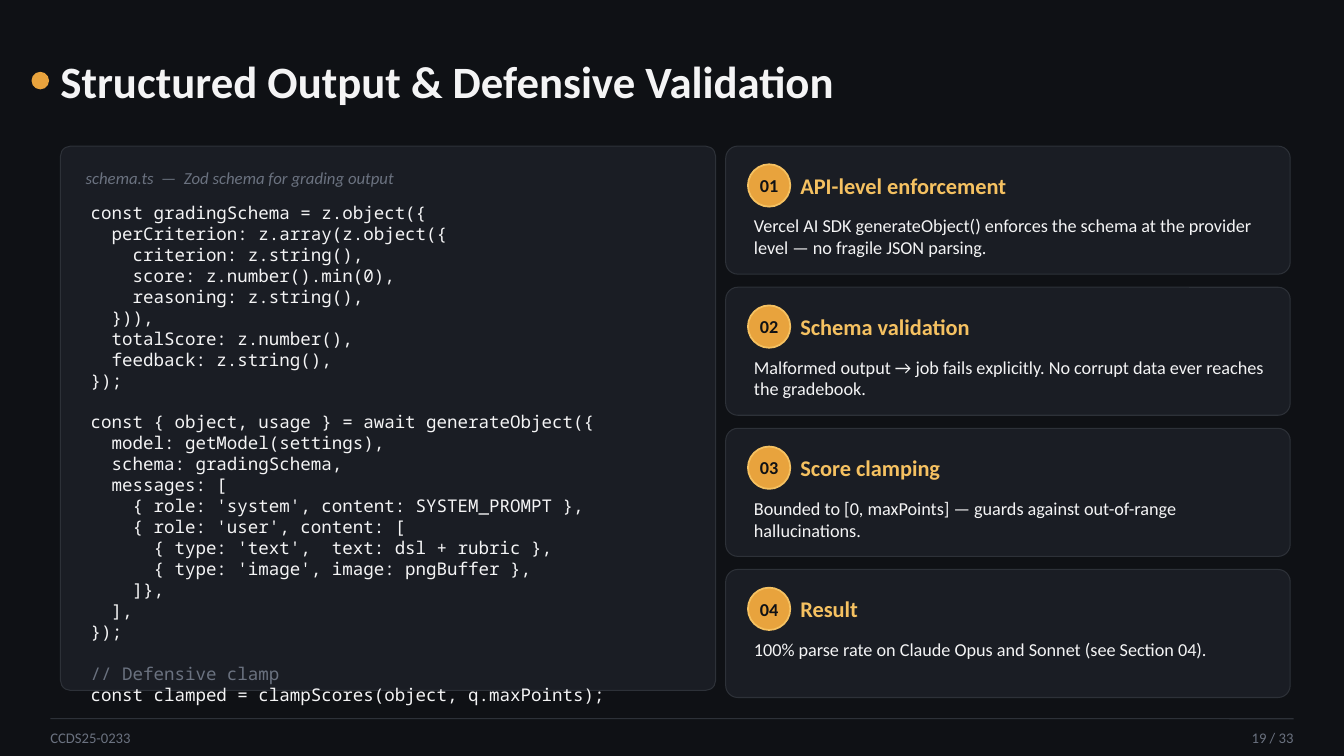
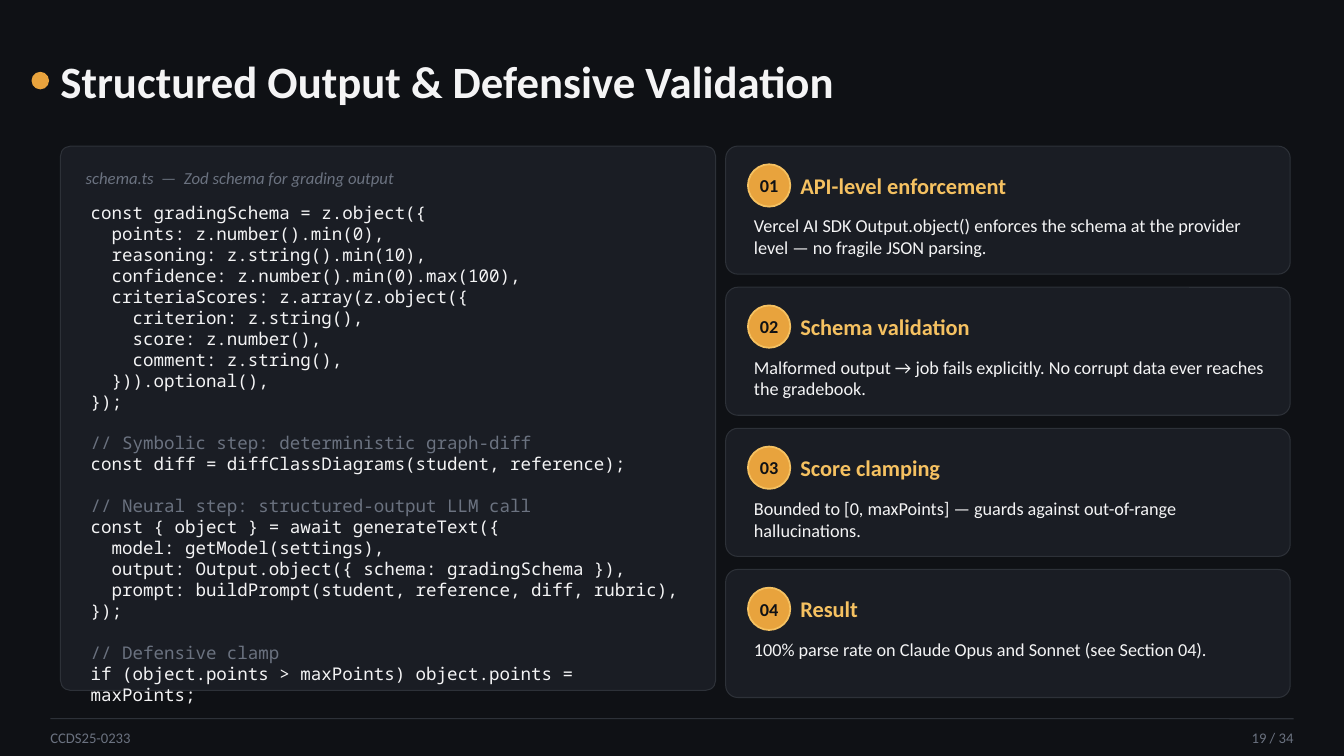
Before and after one commit to WangYuTengg/fyp, a slide deck: slide 19 of docs/fyp-presentation/CCDS25-0233_oral_presentation.pptx. Drawn at 1344x756 pixels with LibreOffice and Linux fonts; fonts in the diff are those of the drawing. Boxes give left, top, right and bottom in pixels: in the first picture for what was removed or moved away, otherwise in the second. Text is boxed around its words. In the diff, an @@ line names an element or a change of style, - is before the commit and + after.

```diff
--- a/docs/fyp-presentation/CCDS25-0233_oral_presentation.pptx
+++ b/docs/fyp-presentation/CCDS25-0233_oral_presentation.pptx
@@ text at <box>112,223,520,308</box>: text changed @@
-perCriterion: z.array(z.object({
+points: z.number().min(0),
+reasoning: z.string().min(10),
+confidence: z.number().min(0).max(100),
+criteriaScores: z.array(z.object({
@@ text at <box>754,219,1240,257</box>: text changed @@
-Vercel AI SDK generateObject() enforces the schema at the provider level — no fragile JSON parsing.
+Vercel AI SDK Output.object() enforces the schema at the provider level — no fragile JSON parsing.
@@ text at <box>112,331,342,391</box>: text changed @@
-score: z.number().min(0),
-reasoning: z.string(),
-})),
-totalScore: z.number(),
-feedback: z.string(),
+score: z.number(),
+comment: z.string(),
+})).optional(),
@@ text at <box>91,436,625,538</box>: text changed @@
-const { object, usage } = await generateObject({
+// Symbolic step: deterministic graph-diff
+const diff = diffClassDiagrams(student, reference);
+// Neural step: structured-output LLM call
+const { object } = await generateText({
@@ text at <box>112,561,678,601</box>: text changed @@
-schema: gradingSchema,
-messages: [
-{ role: 'system', content: SYSTEM_PROMPT },
-{ role: 'user', content: [
-{ type: 'text', text: dsl + rubric },
-{ type: 'image', image: pngBuffer },
-]},
-],
+output: Output.object({ schema: gradingSchema }),
+prompt: buildPrompt(student, reference, diff, rubric),
@@ text at <box>91,666,552,685</box>: text changed @@
-const clamped = clampScores(object, q.maxPoints);
+if (object.points > maxPoints) object.points = maxPoints;
@@ text at <box>1252,733,1294,743</box>: text changed @@
-19 / 33
+19 / 34
```
Also in this commit, not shown: 31 other slides changed, 1 slide added, 1 other file.
